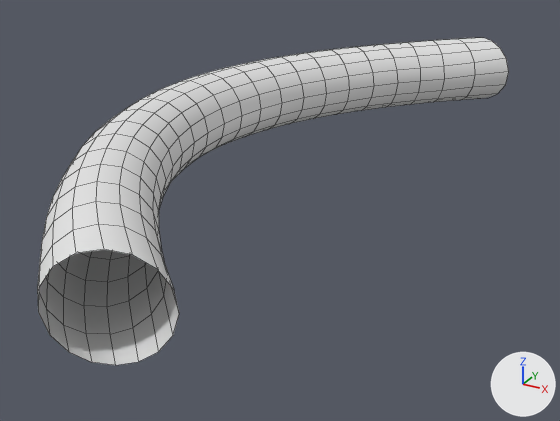
What one commit did to the OBJ model docs/meshes/curved_rings.obj.
Before and after are seen from a 50 mm camera at (1.255, -1.76, 0.651) aimed at (0.332, -0.083, -0.188). The lights are fixed; the arrows at lower right show +X, +Y and +Z. The picture after the commit comes second. Mesh edges are drawn as thin lines. Where no turn or scale is listed for an object, it has been applied to the vertices.

Script lines for the objects in view, before the commit:
```python
me_curved_rings = bpy.data.meshes.new('curved_rings')
me_curved_rings.from_pydata(...)  # 384 vertices, 368 faces; spans x -0.11..0.67, y -0.99..1.05, z -0.11..0.11
ob_curved_rings = bpy.data.objects.new('curved_rings', me_curved_rings)
ob_curved_rings.location = (0.0, 0.0, 0.0)
```
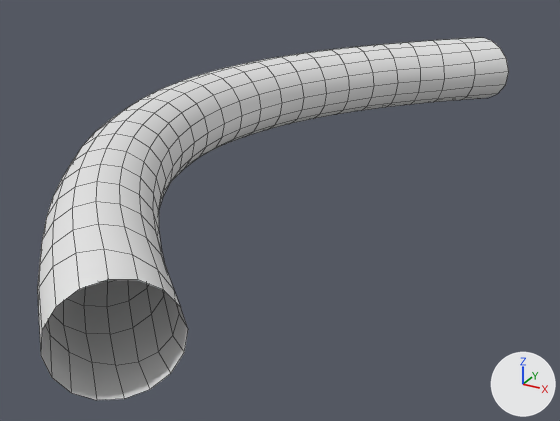
Patch to the scene script:
```diff
--- a/docs/meshes/curved_rings.obj.py
+++ b/docs/meshes/curved_rings.obj.py
@@ me_curved_rings @@
 # used by ob_curved_rings; location = (0.0, 0.0, 0.0)
-me_curved_rings.from_pydata(...)  # 384 vertices, 368 faces; spans x -0.11..0.67, y -0.99..1.05, z -0.11..0.11
+me_curved_rings.from_pydata(...)  # 400 vertices, 384 faces; spans x -0.11..0.67, y -1.09..1.05, z -0.11..0.11
+# me_curved_rings part 1
+# 16 vertices are added at x 0.48..0.64, y -1.09..-0.93, z -0.11..0.11
+# 16 new faces join them
```

What differs and where, as boxes [x1, y1, x2, y2] in the pictures (560 x 421 px):
'curved_rings', reshaped (11% taller): before [37, 38, 509, 365]; after [37, 38, 509, 400]
part 1 of me_curved_rings, added: after [38, 249, 188, 400]
